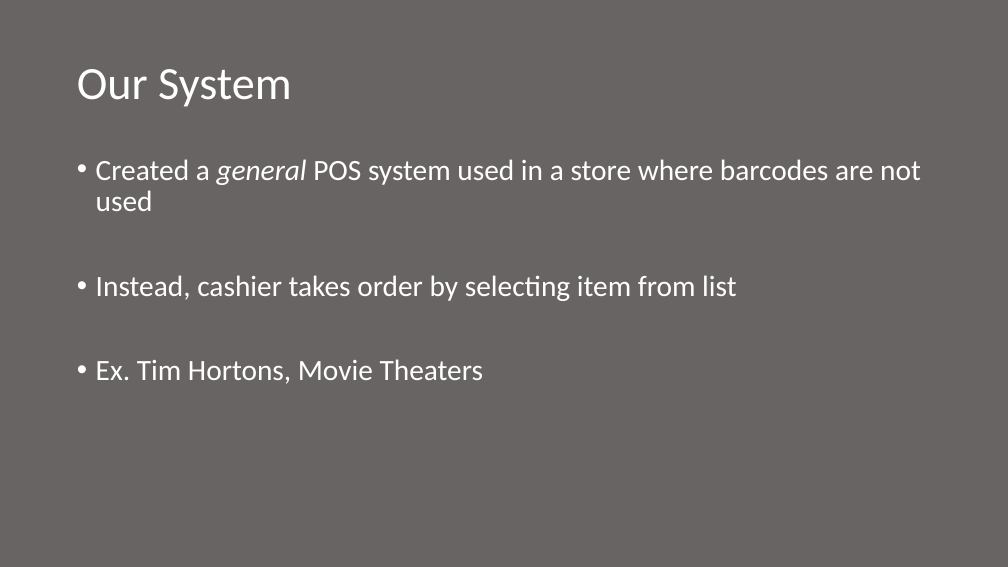
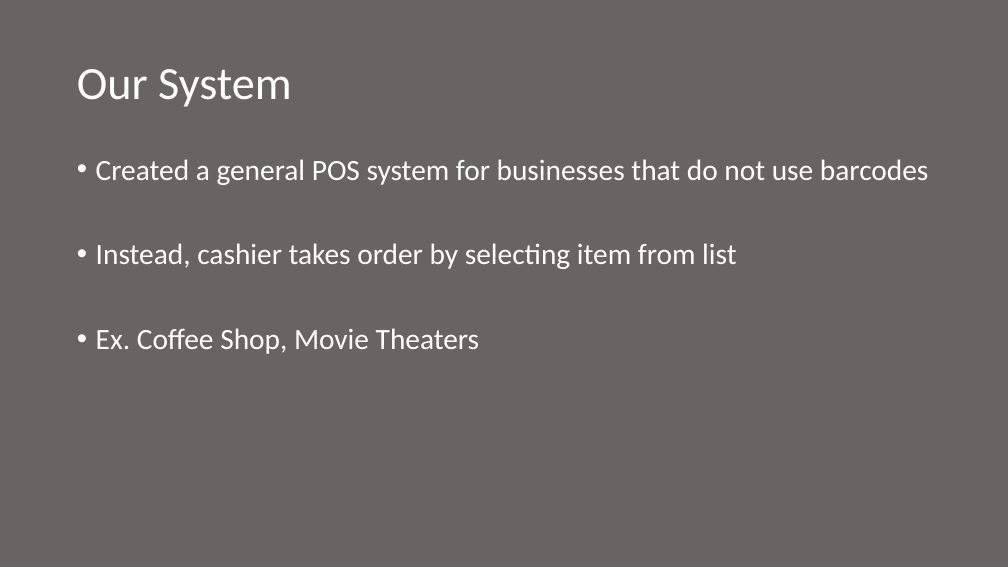
Before and after one commit to boltu11/DashForCash, a slide deck: slide 4 of Presentation.pptx. Drawn at 1008x567 pixels with LibreOffice and Linux fonts; fonts in the diff are those of the drawing. Boxes give left, top, right and bottom in pixels: in the first picture for what was removed or moved away, otherwise in the second. Text is boxed around its words. In the diff, an @@ line names an element or a change of style, - is before the commit and + after.

Commit message:
Finished Presentation. Used diagram for Hardeep's screen, but can change that tomorrow morning

```diff
--- a/Presentation.pptx
+++ b/Presentation.pptx
@@ text at bbox=[96, 159, 928, 185]: text changed @@
-• Created a general POS system used in a store where barcodes are not used
+• Created a general POS system for businesses that do not use barcodes
@@ text at bbox=[96, 328, 479, 354]: text changed @@
-• Ex. Tim Hortons, Movie Theaters
+• Ex. Coffee Shop, Movie Theaters
```
Also in this commit, not shown: 5 other slides changed, 6 slides added, 3 slides removed.
